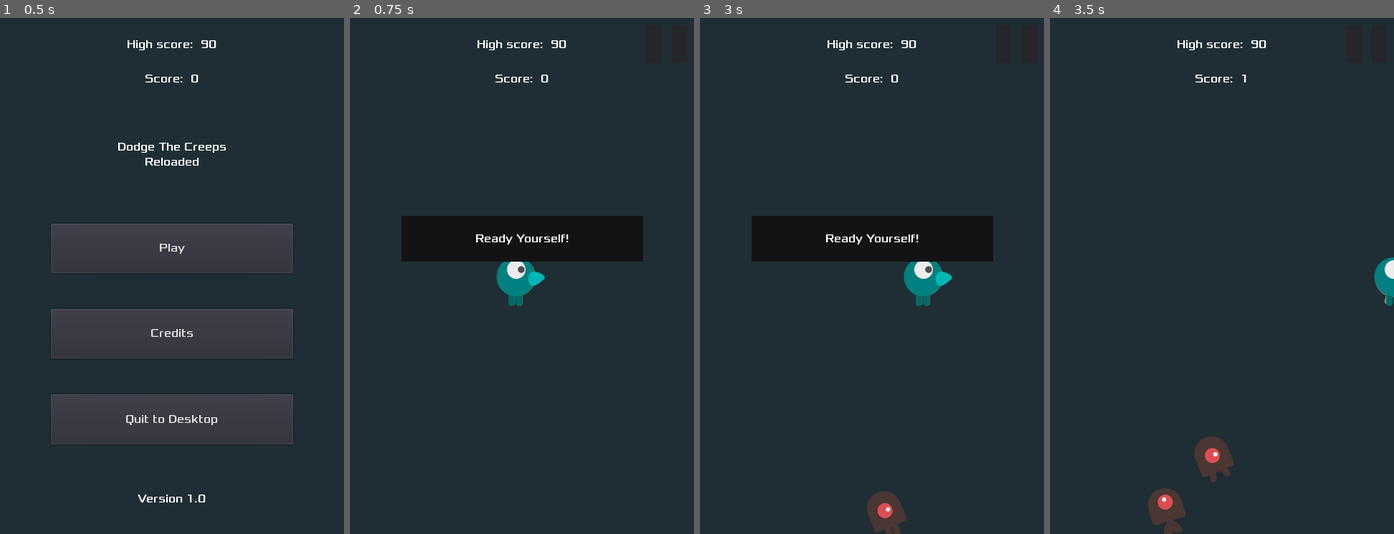
Above: before the commit, frames 1-4 (left to right).
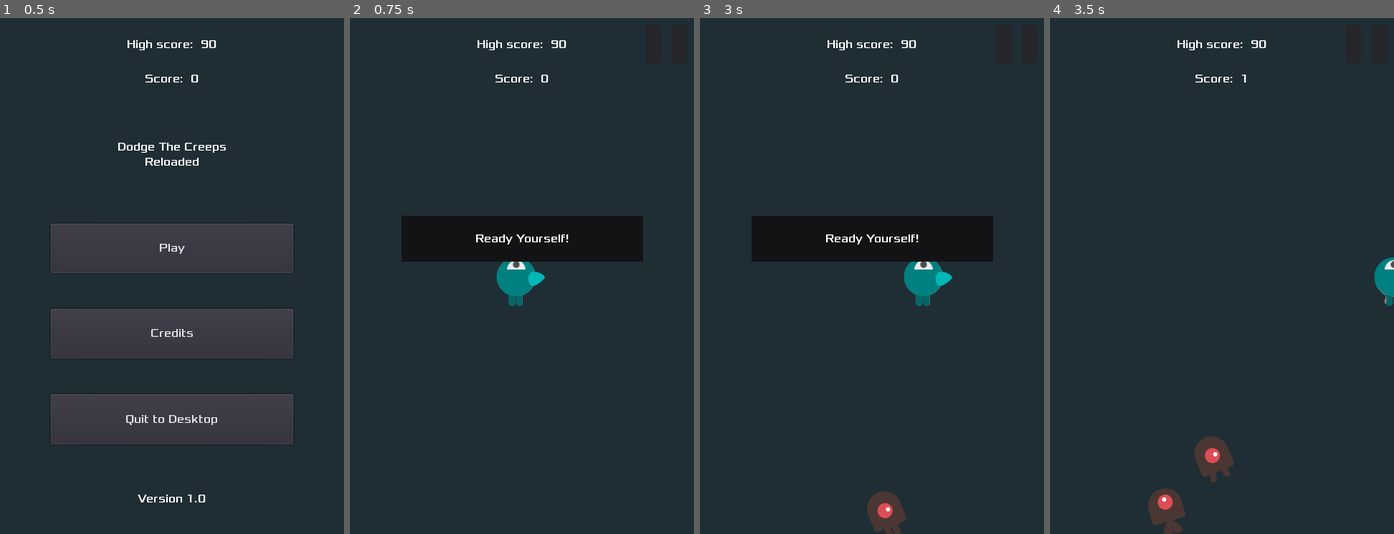
Above: after the commit, the same moments.

Repository: AlixBarreaux/dodge-the-beasties
Game: Godot game, scene res://scenes/Main.tscn
The game is run twice, just before and just after one commit, with the same random seed, the same clock (stepped at 60 frames per second) and the same inputs.
Inputs (mouse positions are in pixels of both pictures, inside the frame that each line leads up to):
- Up to frame 1 (0.5 s): no input
- Up to frame 2 (0.75 s): click "Play" at 0.5 s
- Up to frame 3 (3 s): click (1016, 43) at 1.25 s; click "Resume" at 2 s; tap Enter at 2.75 s; hold D (move_right) from 2.78 s (still down)
- Up to frame 4 (3.5 s): keep holding D (move_right)

Frame 1 is identical in both runs. In frame 2, 0.1% of the frame differs, in the area x 45-52%, y 47-51%; in frame 3, 0.1%; in frame 4, less than 0.1%.

Commit message:
Reimport seye sprites in a spritesheet

Diff:
--- a/scenes/Player.tscn
+++ b/scenes/Player.tscn
@@ -1,11 +1,11 @@
-[gd_scene load_steps=21 format=2]
+[gd_scene load_steps=25 format=2]
 
 [ext_resource path="res://assets/sprites/player-up-2.png" type="Texture" id=1]
 [ext_resource path="res://assets/sprites/player-up-1.png" type="Texture" id=2]
 [ext_resource path="res://assets/sprites/player-walk-2.png" type="Texture" id=3]
 [ext_resource path="res://assets/sprites/player-walk-1.png" type="Texture" id=4]
 [ext_resource path="res://scripts/player.gd" type="Script" id=5]
-[ext_resource path="res://assets/sprites/hero/hero_eye_opened_right.png" type="Texture" id=6]
+[ext_resource path="res://assets/sprites/hero/hero_eye_spritesheet.png" type="Texture" id=6]
 [ext_resource path="res://assets/sprites/hero/body_idle.png" type="Texture" id=7]
 
 [sub_resource type="SpriteFrames" id=1]
@@ -26,18 +26,6 @@
 
 [sub_resource type="Animation" id=3]
 resource_name = "Die"
-tracks/0/type = "value"
-tracks/0/path = NodePath("BodySprite:frame")
-tracks/0/interp = 1
-tracks/0/loop_wrap = true
-tracks/0/imported = false
-tracks/0/enabled = true
-tracks/0/keys = {
-"times": PoolRealArray(  ),
-"transitions": PoolRealArray(  ),
-"update": 1,
-"values": [  ]
-}
 
 [sub_resource type="Animation" id=10]
 resource_name = "Move Down"
@@ -68,18 +56,6 @@
 "update": 0,
 "values": [ Vector2( -6, 0 ) ]
 }
-tracks/2/type = "value"
-tracks/2/path = NodePath("EyeSprite:flip_h")
-tracks/2/interp = 1
-tracks/2/loop_wrap = true
-tracks/2/imported = false
-tracks/2/enabled = true
-tracks/2/keys = {
-"times": PoolRealArray( 0 ),
-"transitions": PoolRealArray( 1 ),
-"update": 1,
-"values": [ true ]
-}
 
 [sub_resource type="Animation" id=11]
 resource_name = "Move Right"
@@ -107,18 +83,6 @@
 "update": 0,
 "values": [ Vector2( 5, 0 ) ]
 }
-tracks/2/type = "value"
-tracks/2/path = NodePath("EyeSprite:flip_h")
-tracks/2/interp = 1
-tracks/2/loop_wrap = true
-tracks/2/imported = false
-tracks/2/enabled = true
-tracks/2/keys = {
-"times": PoolRealArray( 0 ),
-"transitions": PoolRealArray( 1 ),
-"update": 1,
-"values": [ false ]
-}
 
 [sub_resource type="Animation" id=12]
 resource_name = "Move Up"
@@ -135,7 +99,7 @@
 "times": PoolRealArray( 0 ),
 "transitions": PoolRealArray( 1 ),
 "update": 0,
-"values": [ Vector2( 5, 0 ) ]
+"values": [ true ]
 }
 tracks/1/type = "value"
 tracks/1/path = NodePath("EyeSprite:flip_h")
@@ -153,17 +117,39 @@
 [sub_resource type="AnimationNodeAnimation" id=5]
 animation = "Die"
 
-[sub_resource type="AnimationNodeAnimation" id=6]
-animation = "Move"
+[sub_resource type="AnimationNodeAnimation" id=14]
+animation = "Move Down"
 
-[sub_resource type="AnimationNodeStateMachineTransition" id=7]
+[sub_resource type="AnimationNodeAnimation" id=15]
+animation = "Move Left"
+
+[sub_resource type="AnimationNodeAnimation" id=16]
+animation = "Move Right"
+
+[sub_resource type="AnimationNodeAnimation" id=17]
+animation = "Move Up"
+
+[sub_resource type="AnimationNodeBlendSpace2D" id=18]
+blend_point_0/node = SubResource( 14 )
+blend_point_0/pos = Vector2( 0, 1.1 )
+blend_point_1/node = SubResource( 15 )
+blend_point_1/pos = Vector2( -1.1, 0 )
+blend_point_2/node = SubResource( 16 )
+blend_point_2/pos = Vector2( 1.1, 0 )
+blend_point_3/node = SubResource( 17 )
+blend_point_3/pos = Vector2( 0, -1.1 )
+min_space = Vector2( -1, -5 )
+max_space = Vector2( 1, 5 )
+blend_mode = 1
+
+[sub_resource type="AnimationNodeStateMachineTransition" id=19]
 
 [sub_resource type="AnimationNodeStateMachine" id=8]
 states/Die/node = SubResource( 5 )
 states/Die/position = Vector2( 743, 72 )
-states/Move/node = SubResource( 6 )
-states/Move/position = Vector2( 581, 72 )
-transitions = [ "Move", "Die", SubResource( 7 ) ]
+states/Move/node = SubResource( 18 )
+states/Move/position = Vector2( 544, 72 )
+transitions = [ "Move", "Die", SubResource( 19 ) ]
 
 [sub_resource type="AnimationNodeStateMachinePlayback" id=9]
 
@@ -194,6 +180,7 @@
 anim_player = NodePath("../AnimationPlayer")
 active = true
 parameters/playback = SubResource( 9 )
+parameters/Move/blend_position = Vector2( -0.0316957, 3.92857 )
 
 [node name="BodySprite" type="Sprite" parent="."]
 position = Vector2( 5, 0 )
@@ -202,5 +189,6 @@
 [node name="EyeSprite" type="Sprite" parent="."]
 position = Vector2( 0, -17 )
 texture = ExtResource( 6 )
+hframes = 5
 
 [connection signal="body_entered" from="." to="." method="_on_Player_body_entered"]
Binary file removed: assets/sprites/hero/eye_closed_right.png
Not shown, removed: assets/sprites/hero/eye_closed_right.png.import
Binary file removed: assets/sprites/hero/eye_closed_top.png
Not shown, removed: assets/sprites/hero/eye_closed_top.png.import
Binary file removed: assets/sprites/hero/hero_eye_opened_dead.png
Binary file removed: assets/sprites/hero/hero_eye_opened_happy.png
Not shown, removed: assets/sprites/hero/hero_eye_opened_happy.png.import
Binary file removed: assets/sprites/hero/hero_eye_opened_right.png
Not shown, removed: assets/sprites/hero/hero_eye_opened_right.png.import
Binary file added: assets/sprites/hero/hero_eye_spritesheet.png
Not shown, changed: assets/sprites/hero/hero_eye_spritesheet.png.import
